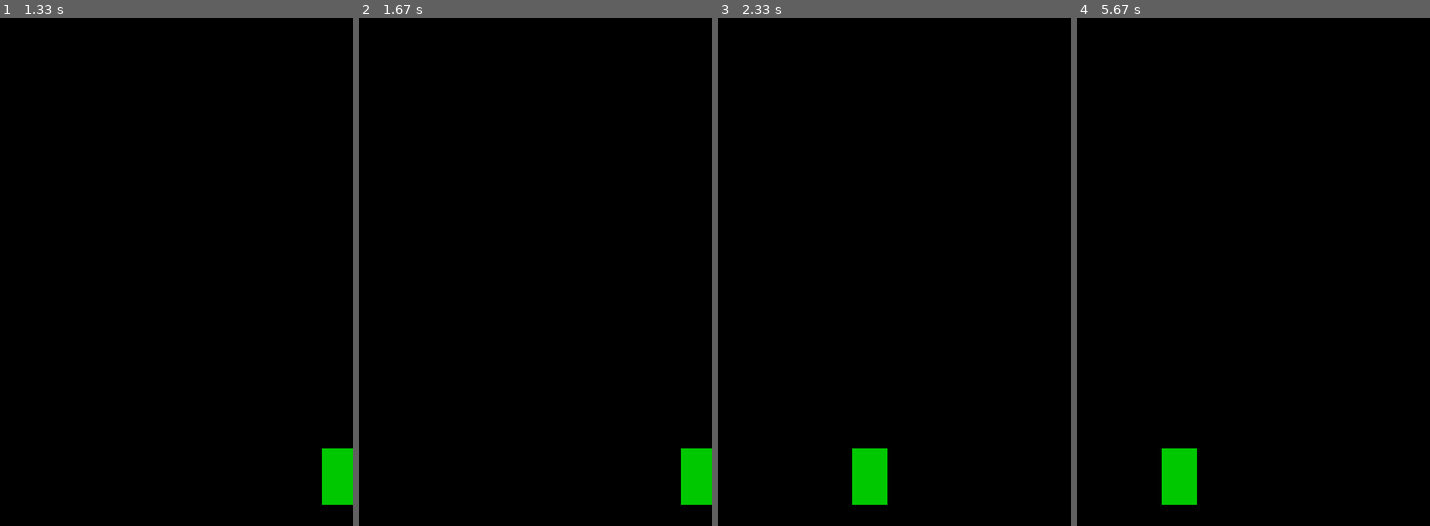
Above: before the commit, frames 1-4 (left to right).
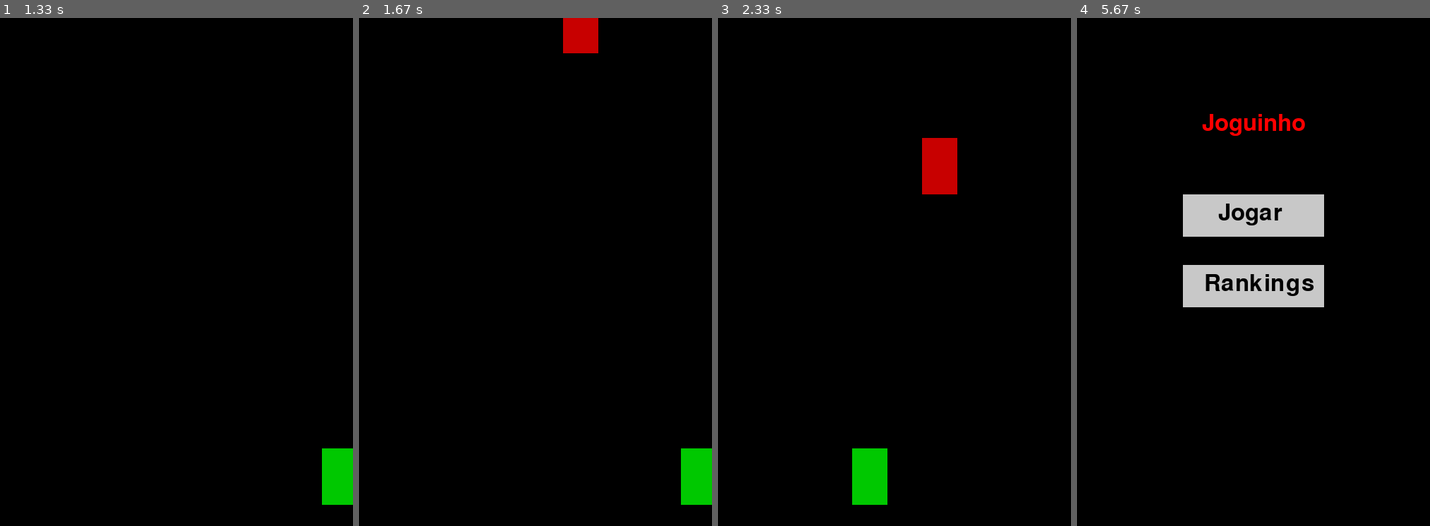
Above: after the commit, the same moments.

Repository: RodrigoMisrahi/pygame
Game: pygame game, started from joguinho.py
Two runs of this game, one before a commit and one after it. Both use one fixed random seed, a clock stepped at 60 frames per second and the inputs below.
Inputs:
- Up to frame 1 (1.33 s): click "Jogar" at 0.38 s; hold Right 0.67-1.13 s; hold Right from 1.17 s (still down)
- Up to frame 2 (1.67 s): release Right at 1.63 s
- Up to frame 3 (2.33 s): hold Left 1.67-2.2 s; hold Left from 2.23 s (still down)
- Up to frame 4 (5.67 s): release Left at 2.63 s; hold Right 2.67-3.3 s; hold Left 3.33-3.8 s; hold Right 3.83-4.3 s; hold Right 4.33-4.8 s; hold Left 4.83-5.37 s; hold Left from 5.4 s (still down)

Frame 1 is identical in both runs. In frame 2, 0.7% of the frame differs, in the area x 57-68%, y 0-7%; in frame 3, 1.1%; in frame 4, 7.7%, in the area x 24-70%, y 18-96%.

Commit message:
colisão

Diff:
--- a/joguinho.py
+++ b/joguinho.py
@@ -82,7 +82,15 @@
         if keys[pygame.K_RIGHT] and player_x < WIDTH - player_width:
             player_x += player_speed
 
+        # Move inimigos
+        for enemy in enemy_list:
+            enemy.y += enemy_speed
 
+        # Colisão
+        player_rect = pygame.Rect(player_x, player_y, player_width, player_height)
+        for enemy in enemy_list:
+            if player_rect.colliderect(enemy):
+                estado = inicio
 
         # Remove inimigos que saíram da tela
         enemy_list = [enemy for enemy in enemy_list if enemy.y < HEIGHT]
